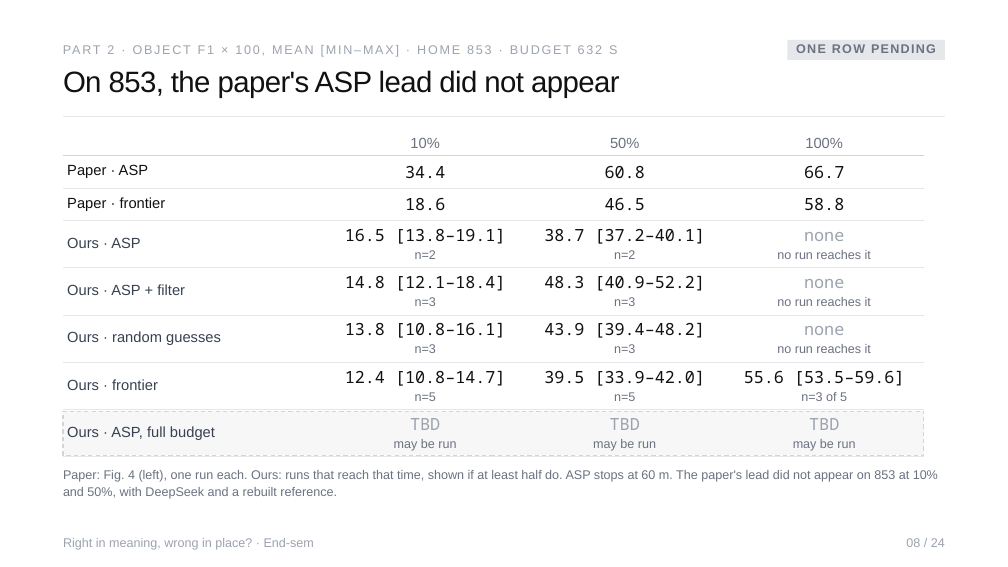
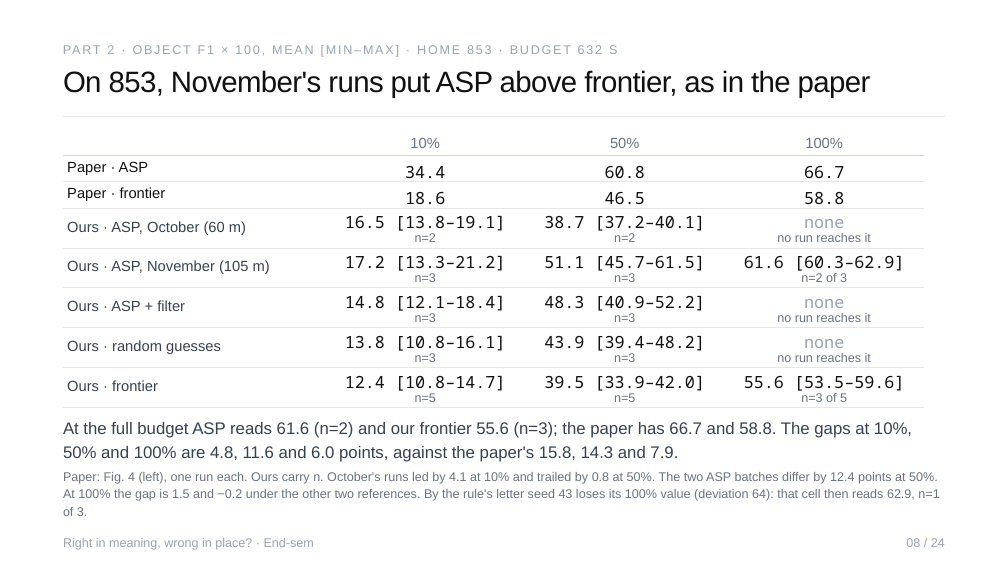
Before and after one commit to Sher110106/validity-aware-active-semantic-exploration, a slide deck: slide 8 of docs/endsem_2026-11/ASP_Endsem.pptx. Drawn at 1008x567 pixels with LibreOffice and Linux fonts; fonts in the diff are those of the drawing. Boxes give left, top, right and bottom in pixels: in the first picture for what was removed or moved away, otherwise in the second. Text is boxed around its words. In the diff, an @@ line names an element or a change of style, - is before the commit and + after.

```diff
--- a/docs/endsem_2026-11/ASP_Endsem.pptx
+++ b/docs/endsem_2026-11/ASP_Endsem.pptx
@@ rectangle removed at [788, 40, 945, 60] @@
-ONE ROW PENDING
@@ text at [63, 70, 871, 98]: text changed @@
-On 853, the paper's ASP lead did not appear
+On 853, November's runs put ASP above frontier, as in the paper
@@ 3 texts, 1 line: place and size @@
-3 texts, 1 line at [63, 188, 924, 210]
+3 texts, 1 line at [63, 181, 924, 204]
@@ 6 texts, 1 line: place and size @@
-6 texts, 1 line at [63, 221, 924, 259]
+6 texts, 1 line at [63, 208, 924, 242]
@@ text "Paper · frontier": place and size @@
-text "Paper · frontier" at [67, 197, 166, 211]
+text "Paper · frontier" at [67, 187, 166, 201]
@@ text at [67, 221, 246, 235]: text changed @@
-Ours · ASP
+Ours · ASP, October (60 m)
@@ line moved from (63, 268) - (924, 268) to (63, 248) - (924, 248) @@
@@ text added at [67, 260, 270, 274], 14 pt, text #374151 @@
+Ours · ASP, November (105 m)
@@ text added at [345, 256, 506, 274], 16 pt, text #111111 @@
+17.2 [13.3–21.2]
@@ text added at [544, 256, 706, 274], 16 pt, text #111111 @@
+51.1 [45.7–61.5]
@@ text added at [744, 256, 905, 274], 16 pt, text #111111 @@
+61.6 [60.3–62.9]
@@ line moved from (63, 457) - (924, 457) to (63, 288) - (924, 288) @@
@@ text added at [415, 273, 436, 282], 12 pt, text #6B7280 @@
+n=3
@@ 3 texts: place and size @@
-3 texts at [345, 276, 844, 291]
+3 texts at [345, 296, 844, 314]
@@ text added at [614, 273, 635, 282], 12 pt, text #6B7280 @@
+n=3
@@ text added at [801, 273, 847, 282], 12 pt, text #6B7280 @@
+n=2 of 3
@@ 4 texts, 1 line: place and size @@
-4 texts, 1 line at [63, 315, 924, 353]
+4 texts, 1 line at [63, 327, 924, 362]
@@ 7 texts: place and size @@
-7 texts at [67, 284, 871, 338]
+7 texts at [67, 300, 871, 354]
@@ 3 texts, 1 line: place and size @@
-3 texts, 1 line at [63, 362, 924, 386]
+3 texts, 1 line at [63, 368, 924, 394]
@@ rectangle removed at [63, 411, 924, 455] @@
@@ text removed at [410, 418, 440, 430] @@
-TBD
@@ text removed at [610, 418, 640, 430] @@
-TBD
@@ text removed at [809, 418, 839, 430] @@
-TBD
@@ text added at [63, 422, 912, 462], 16 pt, text #374151 @@
+At the full budget ASP reads 61.6 (n=2) and our frontier 55.6 (n=3); the paper has 66.7 and 58.8. The gaps at 10%, 50% and 100% are 4.8, 11.6 and 6.0 points, against the paper's 15.8, 14.3 and 7.9.
@@ text removed at [67, 426, 215, 440] @@
-Ours · ASP, full budget
@@ text removed at [394, 439, 456, 451] @@
-may be run
@@ text removed at [593, 439, 656, 451] @@
-may be run
@@ text removed at [793, 439, 855, 451] @@
-may be run
@@ text at [63, 472, 939, 516]: text changed @@
-Paper: Fig. 4 (left), one run each. Ours: runs that reach that time, shown if at least half do. ASP stops at 60 m. The paper's lead did not appear on 853 at 10% and 50%, with DeepSeek and a rebuilt reference.
+Paper: Fig. 4 (left), one run each. Ours carry n. October's runs led by 4.1 at 10% and trailed by 0.8 at 50%. The two ASP batches differ by 12.4 points at 50%. At 100% the gap is 1.5 and −0.2 under the other two references. By the rule's letter seed 43 loses its 100% value (deviation 64): that cell then reads 62.9, n=1 of 3.
```
Also in this commit, not shown: 3 other slides changed, 6 other files.
